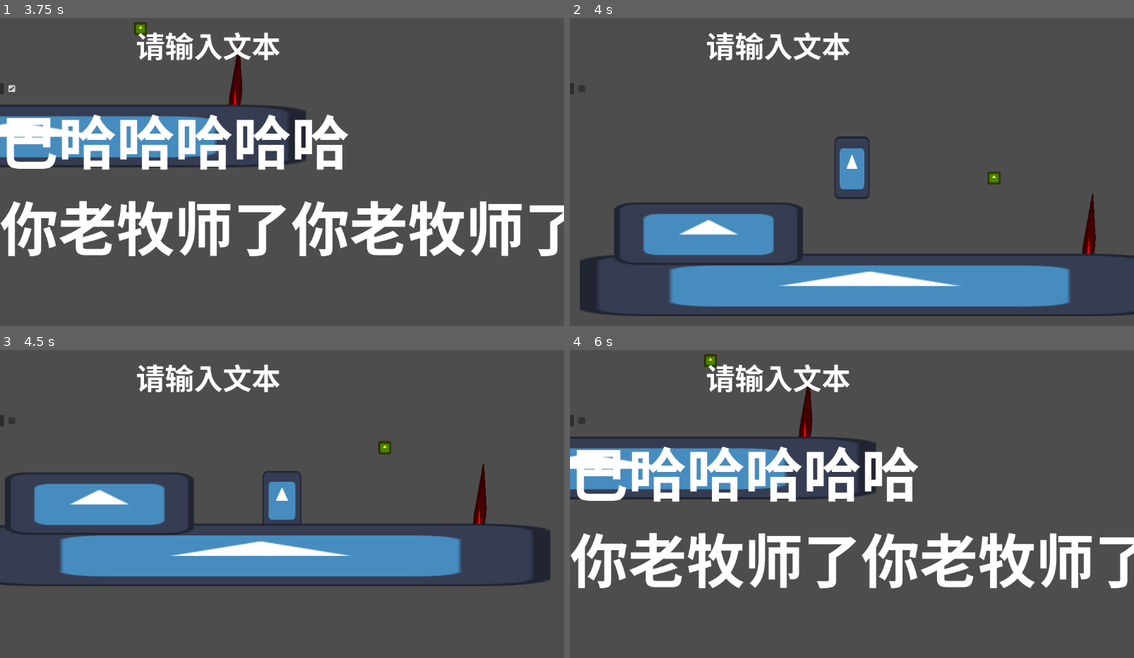
Above: before the commit, frames 1-4 (two rows, left to right).
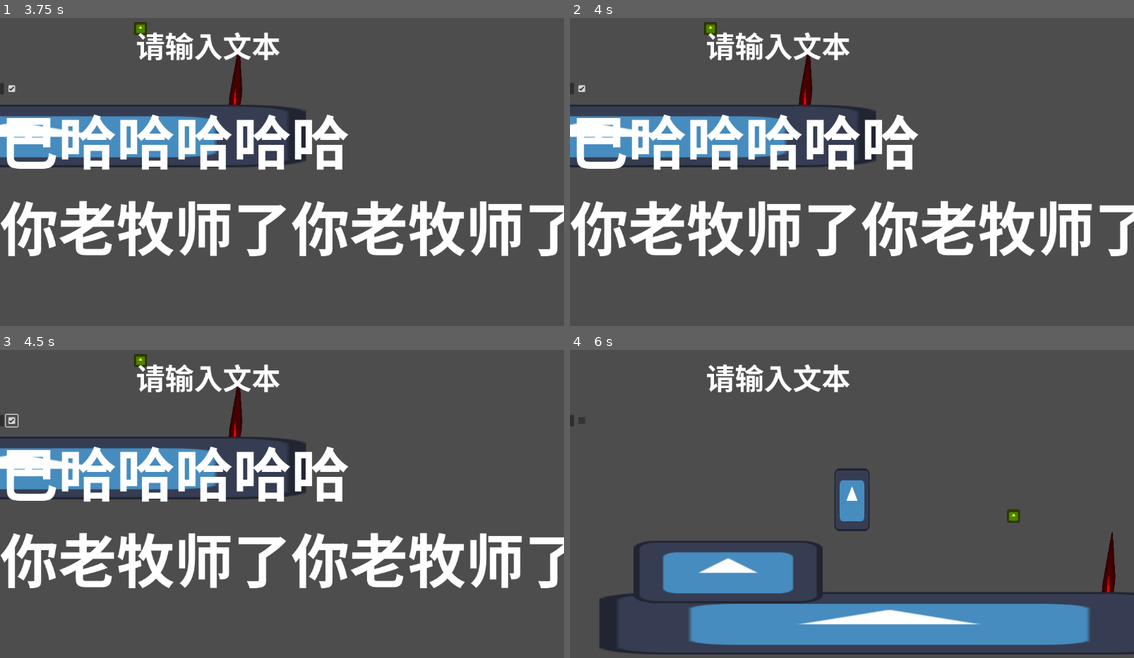
Above: after the commit, the same moments.

Repository: ParaNoite/CoCoProject-Old-passed-her-Platformer
Game: Godot game, scene res://Scenes/ground.tscn
Same seed, same stepped clock (60 frames per second), same inputs: the game is played once before the commit and once after it. The engine's default icon, where the game draws it, is replaced by a stand-in: a white triangle on a blue panel in a dark square.
Inputs (mouse positions are in pixels of both pictures, inside the frame that each line leads up to):
- Up to frame 1 (3.75 s): tap Enter (ui_accept) at 0.5, 0.77, 1.52 s; hold Right (ui_right) 0.53-2.03 s; hold Left (ui_left) 2.03-2.75 s; click (0, 88) at 2.75 s; click (11, 88) at 3.5 s
- Up to frame 2 (4 s): no input
- Up to frame 3 (4.5 s): hold Right (ui_right) from 4.28 s (still down)
- Up to frame 4 (6 s): tap Enter (ui_accept) at 4.52, 5.27 s; release Right (ui_right) at 5.78 s; hold Left (ui_left) from 5.78 s (still down)

Frame 1 is identical in both runs. In frame 2, 31% of the frame differs, in the area x 0-100%, y 1-97%; in frame 3, 27%; in frame 4, 32%, in the area x 0-100%, y 1-99%.

Commit message:
慢动作

Diff:
--- a/Scipts/death_area_2d.gd
+++ b/Scipts/death_area_2d.gd
@@ -16,6 +16,7 @@
 		timer.timeout.connect(_on_timer_timeout)#连接计时器的timeout信号到回调函数
 		add_child(timer)#将计时器添加到当前节点下
 		timer.start()#启动计时器
+		Engine.time_scale = 0.5#设置游戏时间缩放为0.5，慢动作效果
 
 
 func _on_timer_timeout() -> void:
